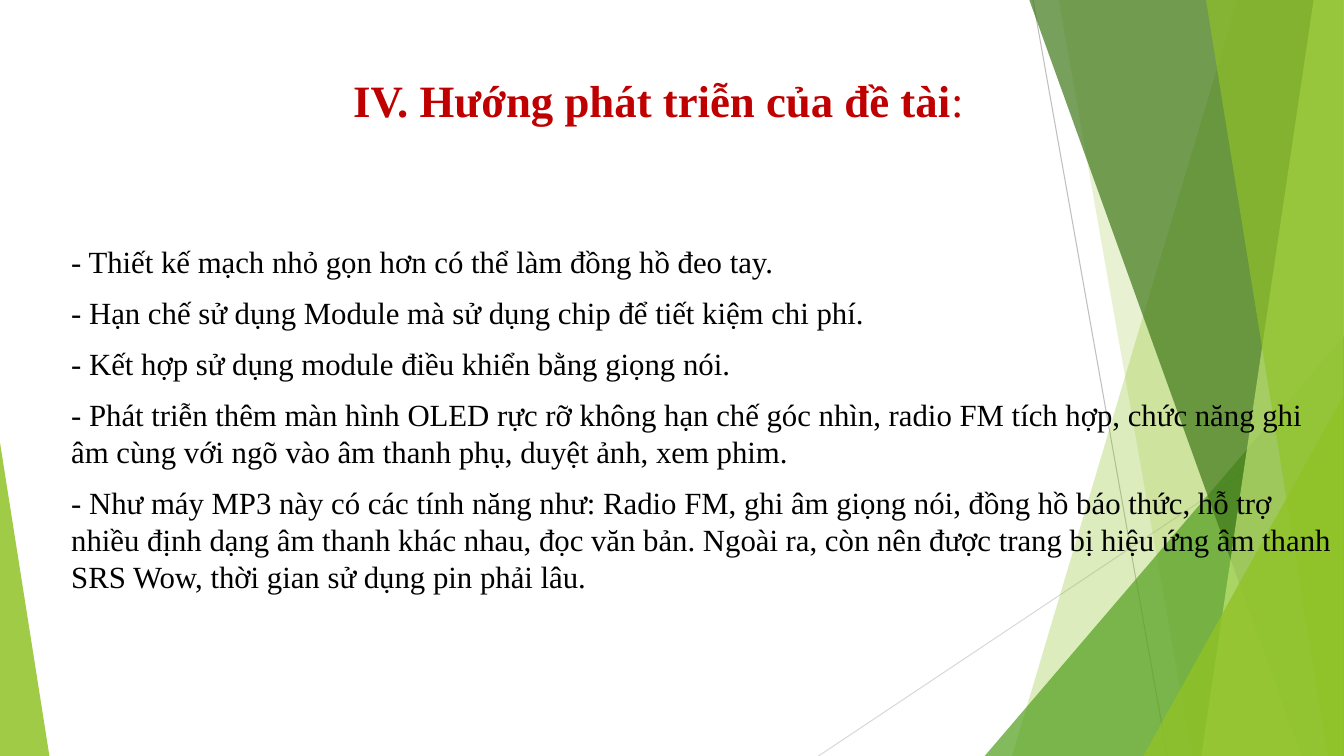
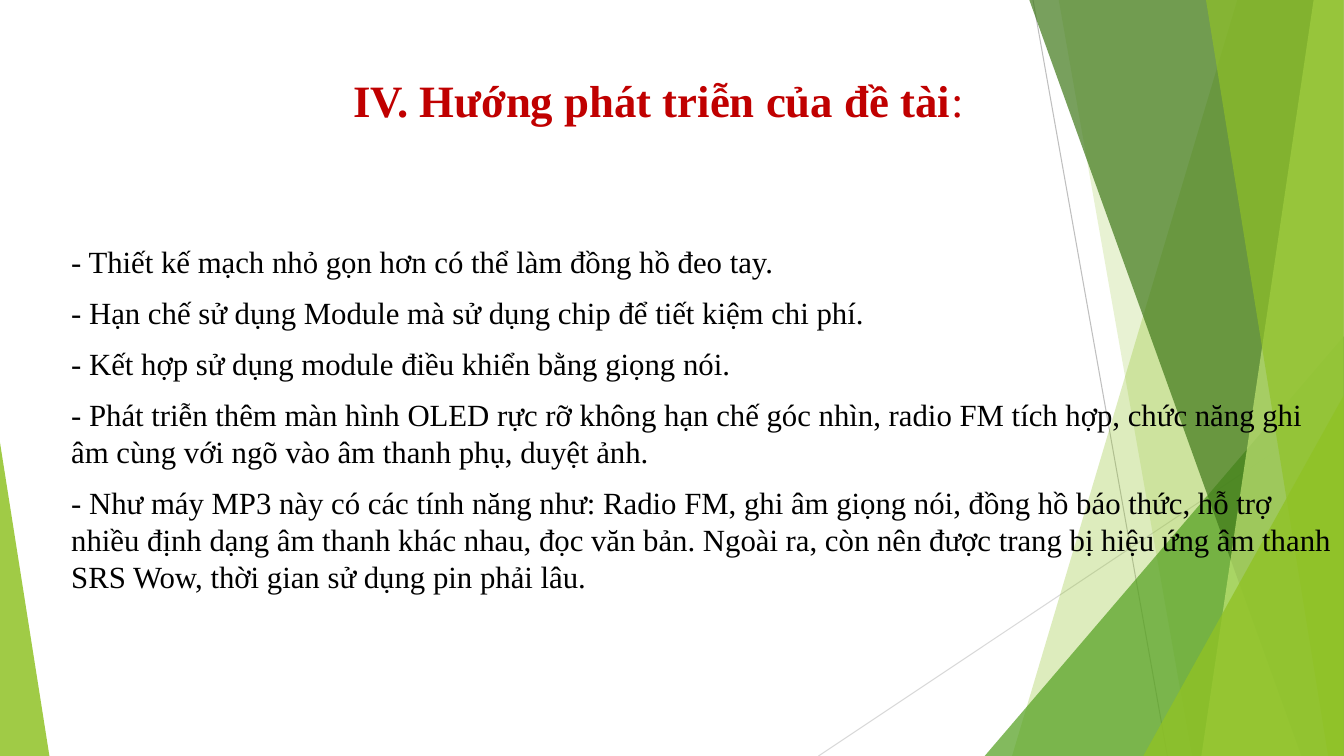
Before and after one commit to huynhlinh112/final, a slide deck: slide 18 of final.pptx (slide 17 before the commit). Drawn at 1344x756 pixels with LibreOffice and Linux fonts; fonts in the diff are those of the drawing. Boxes give left, top, right and bottom in pixels: in the first picture for what was removed or moved away, otherwise in the second. Text is boxed around its words. In the diff, an @@ line names an element or a change of style, - is before the commit and + after.

```diff
--- a/final.pptx
+++ b/final.pptx
@@ text at <box>71,402,1330,594</box>: text changed @@
-- Phát triễn thêm màn hình OLED rực rỡ không hạn chế góc nhìn, radio FM tích hợp, chức năng ghi âm cùng với ngõ vào âm thanh phụ, duyệt ảnh, xem phim.
-- Như máy MP3 này có các tính năng như: Radio FM, ghi âm giọng nói, đồng hồ báo thức, hỗ trợ nhiều định dạng âm thanh khác nhau, đọc văn bản. Ngoài ra, còn nên được trang bị hiệu ứng âm thanh SRS Wow, thời gian sử dụng pin phải lâu.
+- Phát triễn thêm màn hình OLED rực rỡ không hạn chế góc nhìn, radio FM tích hợp, chức năng ghi âm cùng với ngõ vào âm thanh phụ, duyệt ảnh.
+- Như máy MP3 này có các tính năng như: Radio FM, ghi âm giọng nói, đồng hồ báo thức, hỗ trợ nhiều định dạng âm thanh khác nhau, đọc văn bản. Ngoài ra, còn nên được trang bị hiệu ứng âm thanh SRS Wow, thời gian sử dụng pin phải lâu.
```
Also in this commit, not shown: 10 other slides changed, 1 slide added.
